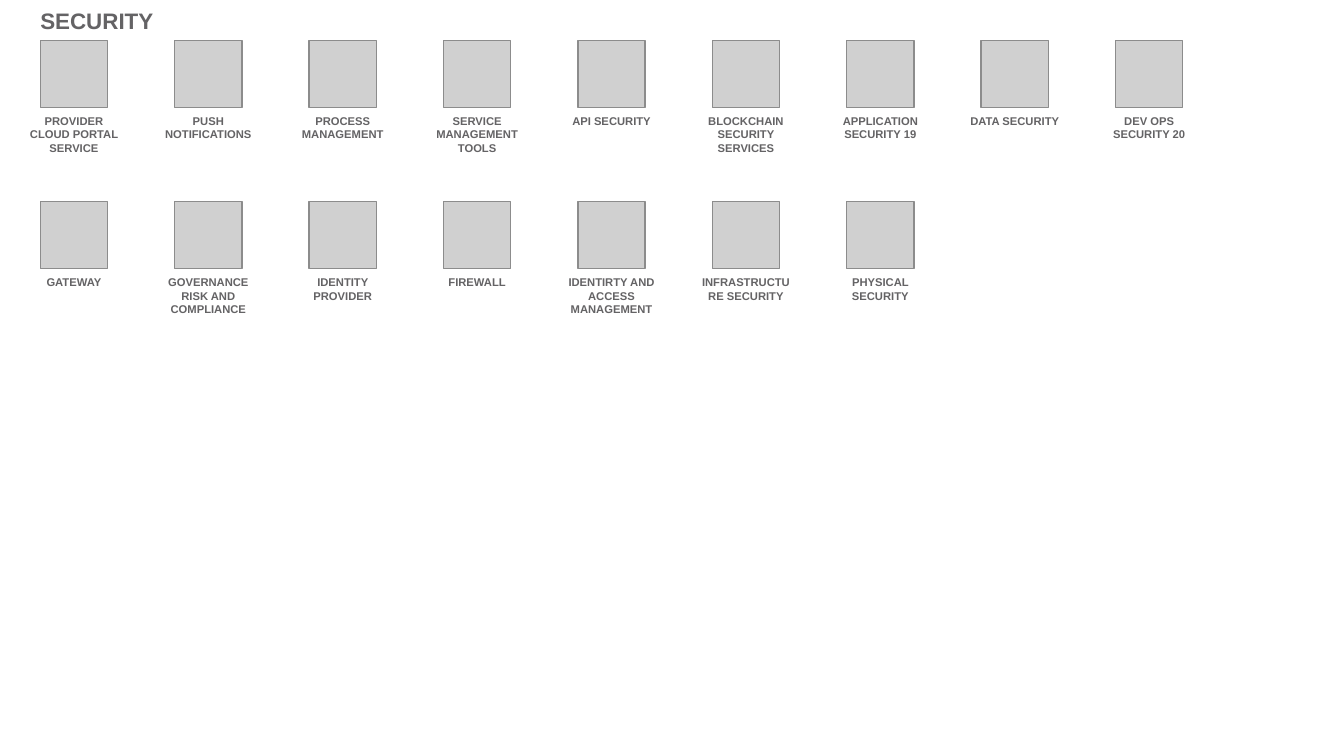
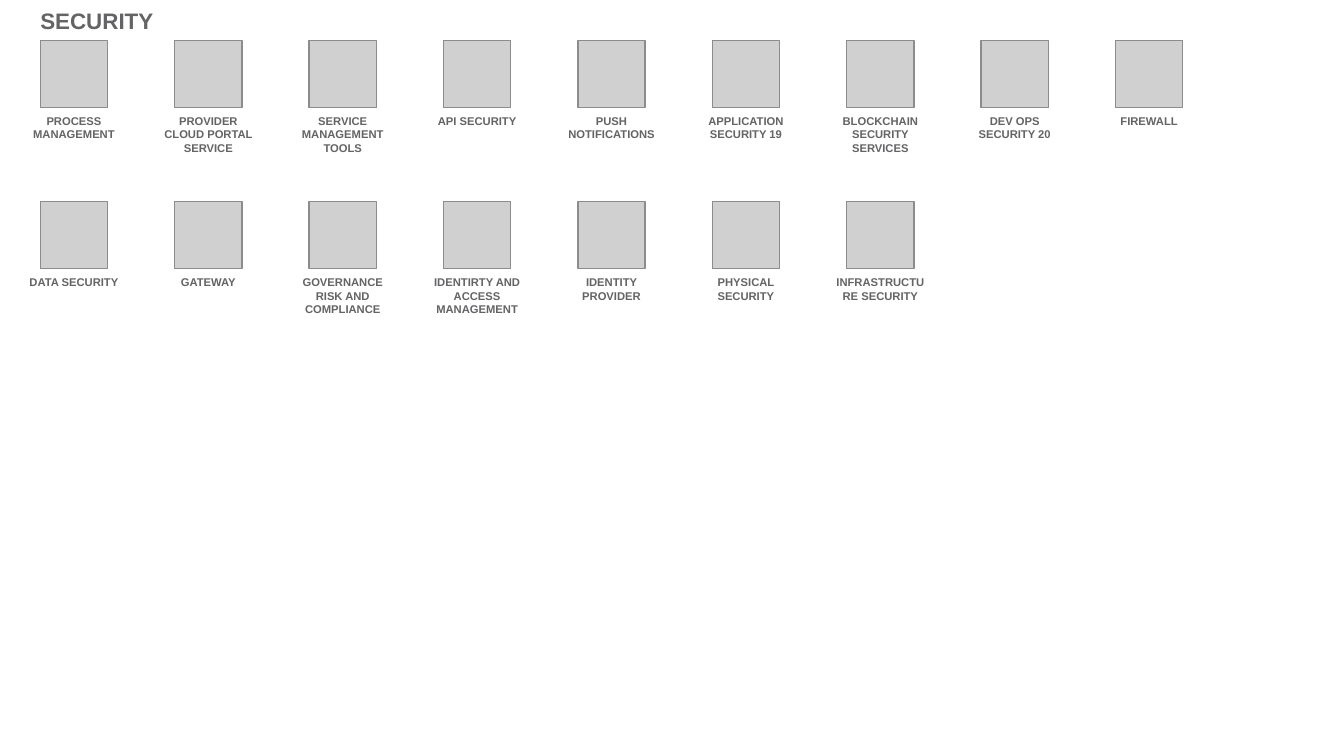
Before and after one commit to l2fprod/myarchitecture, a slide deck: slide 20 of mycatalog-architecture-diagram-template.pptx. Drawn at 1344x756 pixels with LibreOffice and Linux fonts; fonts in the diff are those of the drawing; grey boxes stand for pictures. Boxes give left, top, right and bottom in pixels: in the first picture for what was removed or moved away, otherwise in the second. Text is boxed around its words. In the diff, an @@ line names an element or a change of style, - is before the commit and + after.

```diff
--- a/mycatalog-architecture-diagram-template.pptx
+++ b/mycatalog-architecture-diagram-template.pptx
@@ text added at (x1=33, y1=117, x2=115, y2=138), 6 pt, text #646365, bold @@
+PROCESS MANAGEMENT
@@ text at (x1=302, y1=117, x2=384, y2=152): text changed @@
-PROCESS MANAGEMENT
+SERVICE MANAGEMENT TOOLS
@@ text removed at (x1=436, y1=117, x2=518, y2=152) @@
-SERVICE MANAGEMENT TOOLS
@@ text "PUSH NOTIFICATIONS" moved from (x1=165, y1=117, x2=251, y2=138) to (x1=568, y1=117, x2=654, y2=138) @@
@@ text at (x1=979, y1=117, x2=1050, y2=138): text changed @@
-DATA SECURITY
+DEV OPS SECURITY 20
@@ text at (x1=1120, y1=117, x2=1177, y2=125): text changed @@
-DEV OPS SECURITY 20
+FIREWALL
@@ text added at (x1=29, y1=278, x2=119, y2=286), 6 pt, text #646365, bold @@
+DATA SECURITY
@@ 4 texts moved together from (x1=30, y1=117, x2=783, y2=313) to (x1=164, y1=117, x2=918, y2=313) @@
@@ 3 texts moved together from (x1=569, y1=117, x2=918, y2=313) to (x1=434, y1=117, x2=783, y2=313) @@
@@ text removed at (x1=448, y1=278, x2=505, y2=286) @@
-FIREWALL
@@ text "IDENTITY PROVIDER" moved from (x1=313, y1=278, x2=372, y2=300) to (x1=582, y1=278, x2=641, y2=300) @@
@@ text at (x1=718, y1=278, x2=775, y2=300): text changed @@
-INFRASTRUCTURE SECURITY
+PHYSICAL SECURITY
@@ text at (x1=861, y1=292, x2=918, y2=300): text changed @@
-PHYSICAL SECURITY
+INFRASTRUCTURE SECURITY
```
Also in this commit, not shown: 15 other slides changed, 1 slide added, 1 slide removed.
